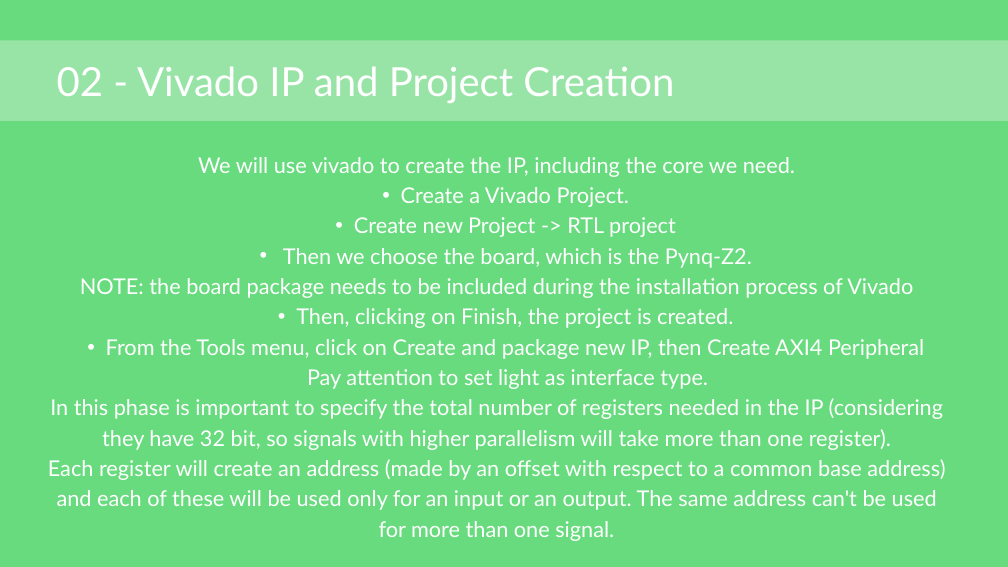
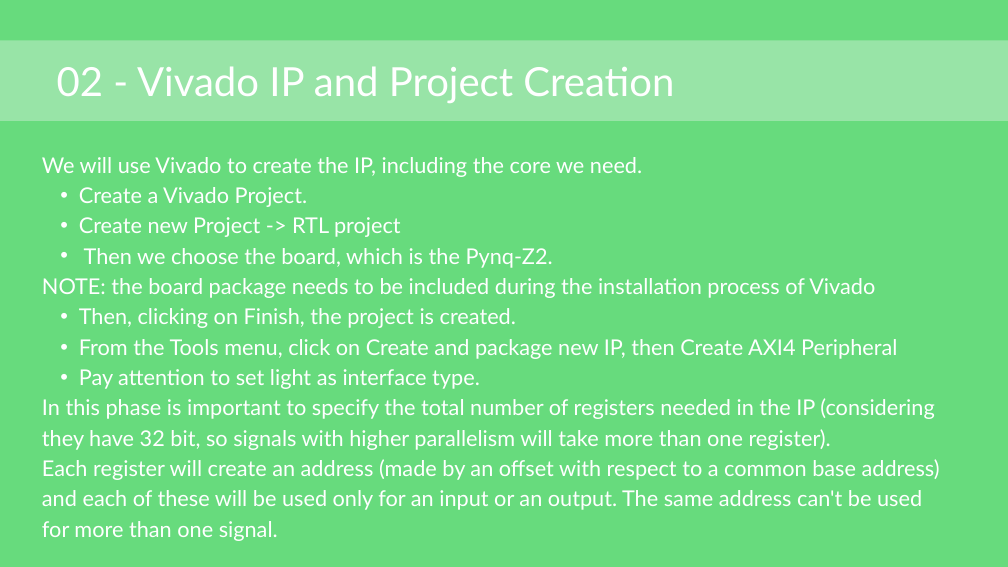
Before and after one commit to japanninja74/OS_aes-cryptocore-driver, a slide deck: slide 7 of docs/presentation.pptx (slide 6 before the commit). Drawn at 1008x567 pixels with LibreOffice and Linux fonts; fonts in the diff are those of the drawing. Boxes give left, top, right and bottom in pixels: in the first picture for what was removed or moved away, otherwise in the second. Text is boxed around its words. In the diff, an @@ line names an element or a change of style, - is before the commit and + after.

```diff
--- a/docs/presentation.pptx
+++ b/docs/presentation.pptx
@@ text at bbox=[42, 157, 642, 177]: text changed @@
-We will use vivado to create the IP, including the core we need.
+We will use Vivado to create the IP, including the core we need.
@@ text at bbox=[42, 187, 940, 541]: alignment centre to left; bullet none to •; list level 1 to 2 in "Pay attention to set light ..." @@
```
Also in this commit, not shown: 14 other slides changed, 3 slides added, 1 slide removed.
